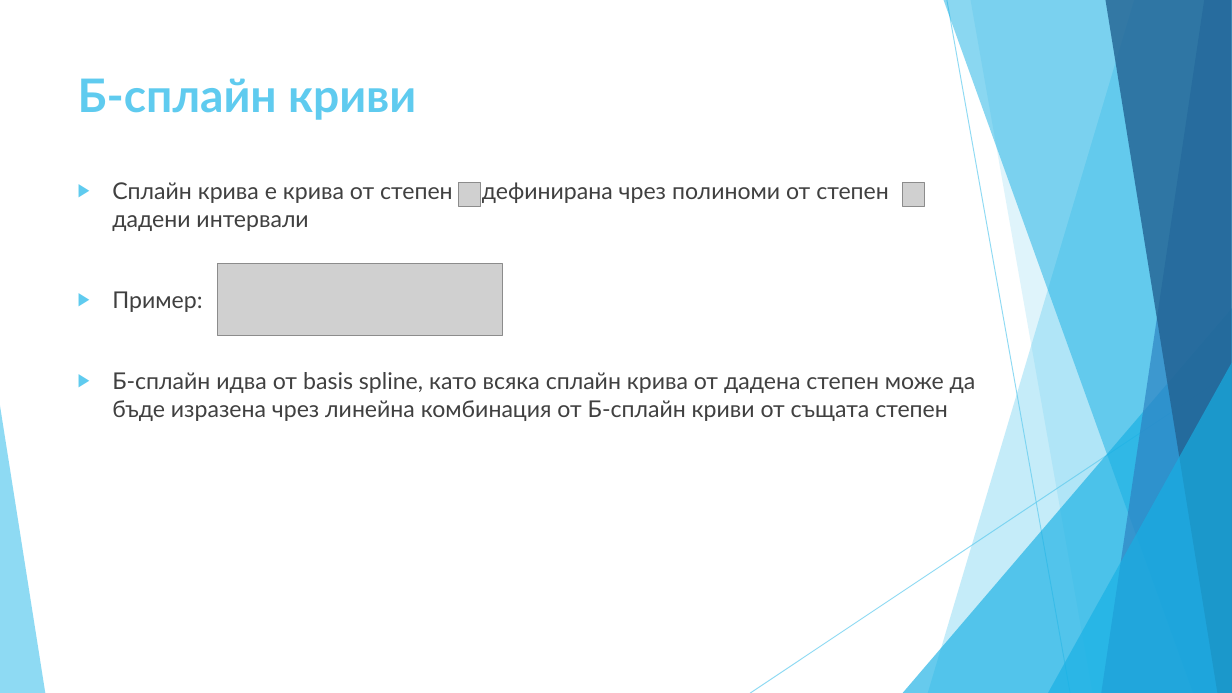
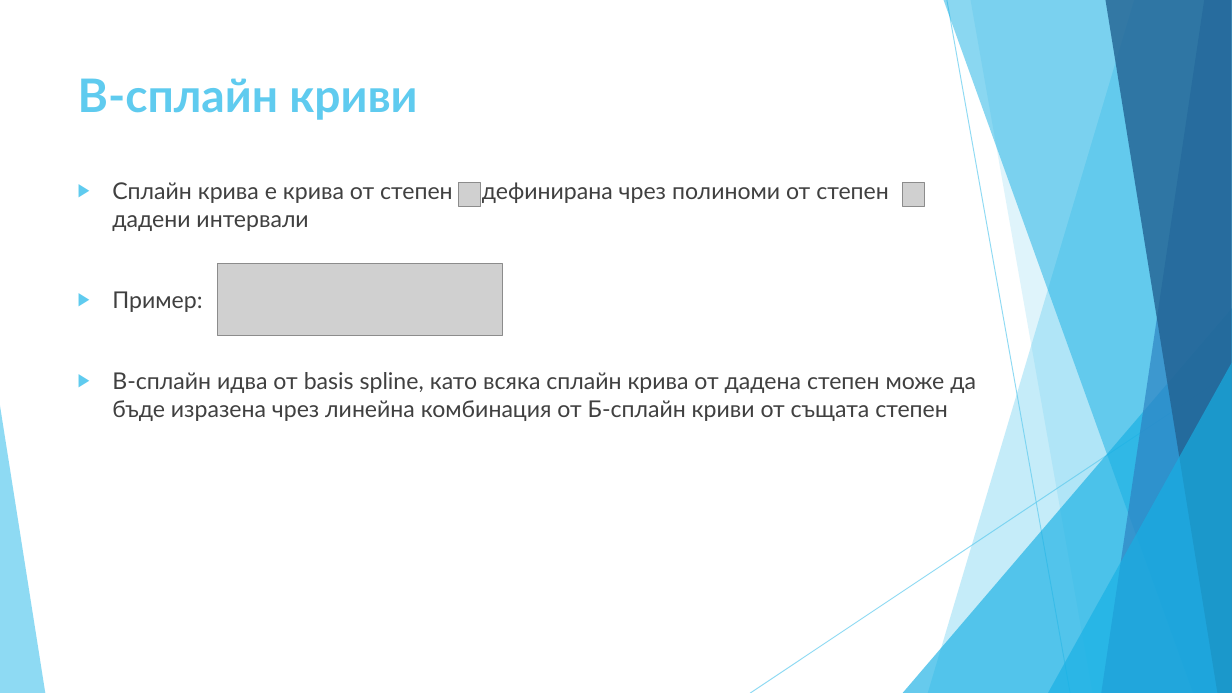
Before and after one commit to todorzhelev/STS, a slide deck: slide 3 of presentation/PresentationFinal.pptx. Drawn at 1232x693 pixels with LibreOffice and Linux fonts; fonts in the diff are those of the drawing; grey boxes stand for pictures. Boxes give left, top, right and bottom in pixels: in the first picture for what was removed or moved away, otherwise in the second. Text is boxed around its words. In the diff, an @@ line names an element or a change of style, - is before the commit and + after.

```diff
--- a/presentation/PresentationFinal.pptx
+++ b/presentation/PresentationFinal.pptx
@@ title at <box>78,78,417,120</box>: text changed @@
-Б-сплайн криви
+B-сплайн криви
@@ text at <box>112,372,976,421</box>: text changed @@
-▶ Б-сплайн идва от basis spline, като всяка сплайн крива от дадена степен може да бъде изразена чрез линейна комбинация от Б-сплайн криви от същата степен
+▶ B-сплайн идва от basis spline, като всяка сплайн крива от дадена степен може да бъде изразена чрез линейна комбинация от Б-сплайн криви от същата степен
```
Also in this commit, not shown: 3 other slides changed, 2 other files.
